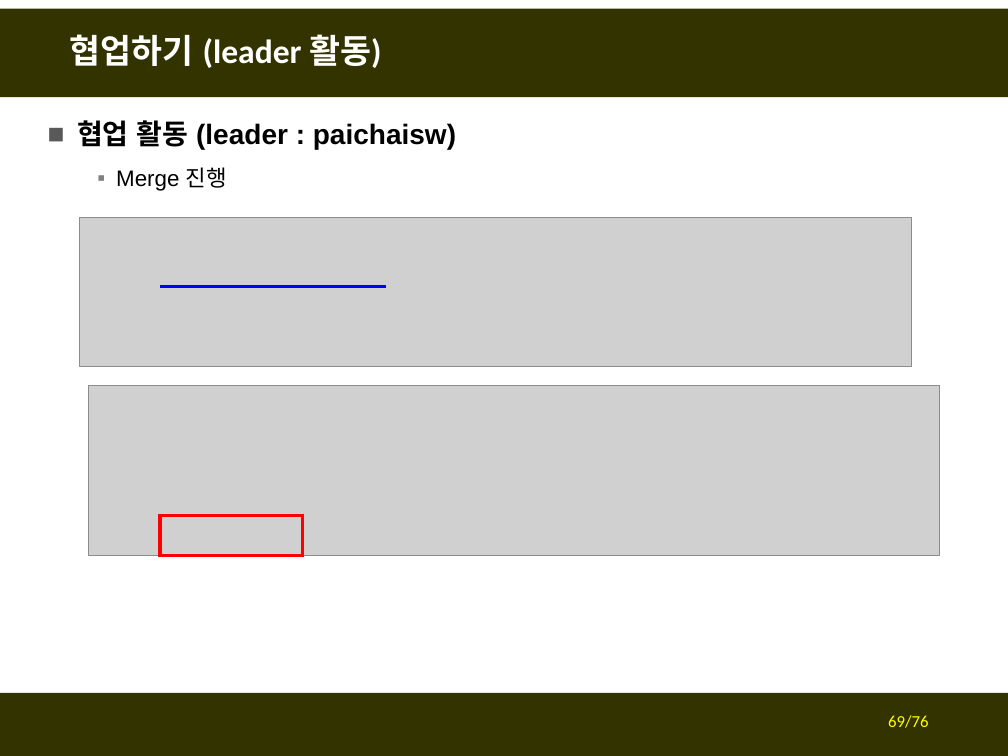
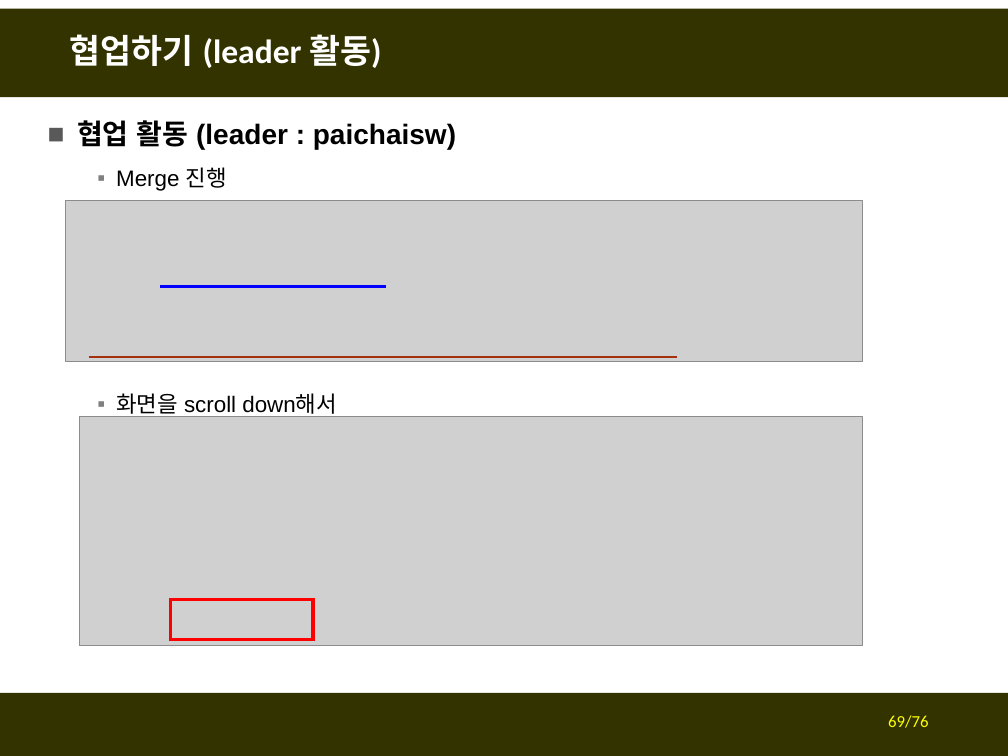
Before and after one commit to fasthill/github-lecture, a slide deck: slide 69 of git및github첫걸음4-협업하기.pptx. Drawn at 1008x756 pixels with LibreOffice and Linux fonts; fonts in the diff are those of the drawing; grey boxes stand for pictures. Boxes give left, top, right and bottom in pixels: in the first picture for what was removed or moved away, otherwise in the second. Text is boxed around its words. In the diff, an @@ line names an element or a change of style, - is before the commit and + after.

```diff
--- a/git및github첫걸음4-협업하기.pptx
+++ b/git및github첫걸음4-협업하기.pptx
@@ picture: place and size @@
-picture at bbox=[80, 217, 912, 366]
+picture at bbox=[66, 201, 863, 362]
@@ line added from (89, 358) to (676, 358), #A5300F 1.5 pt @@
@@ picture removed at bbox=[89, 385, 939, 555] @@
@@ picture added at bbox=[80, 417, 863, 646] @@
@@ text at bbox=[116, 393, 337, 418]: paragraph added @@
+  ▪ 화면을 scroll down해서
@@ rectangle: place and size @@
-rectangle at bbox=[160, 515, 302, 554]
+rectangle at bbox=[170, 600, 312, 639]
```
Also in this commit, not shown: 26 other slides changed, 1 slide added, 2 slides removed.
